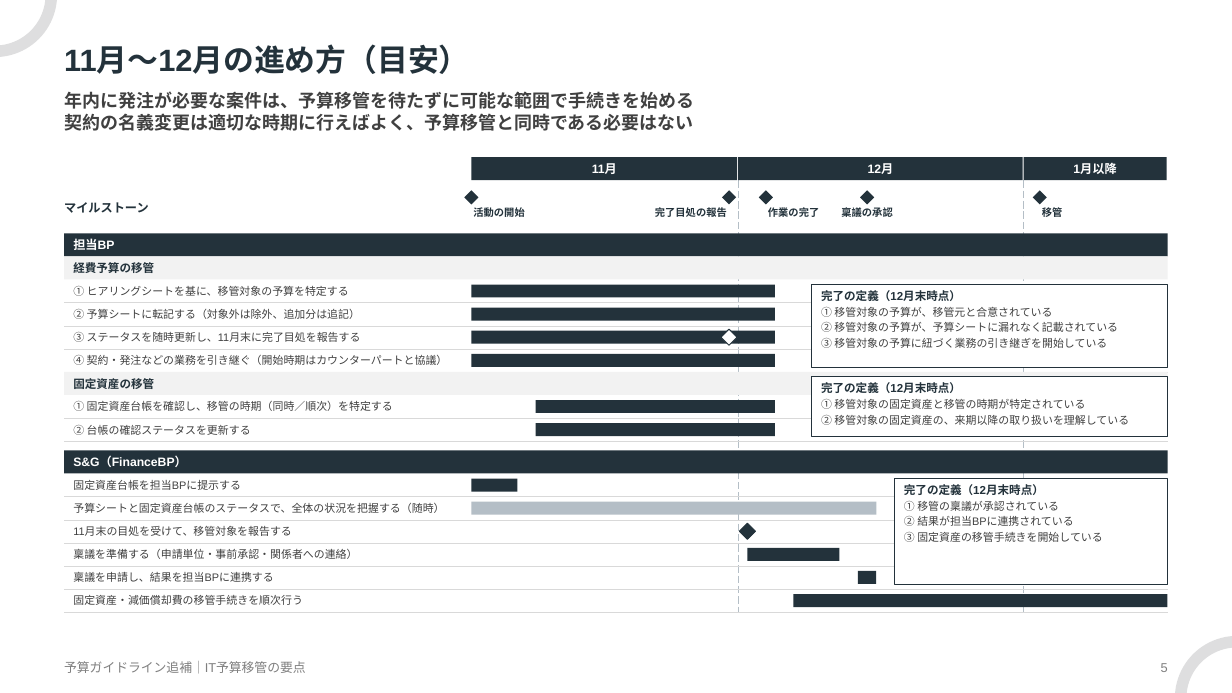
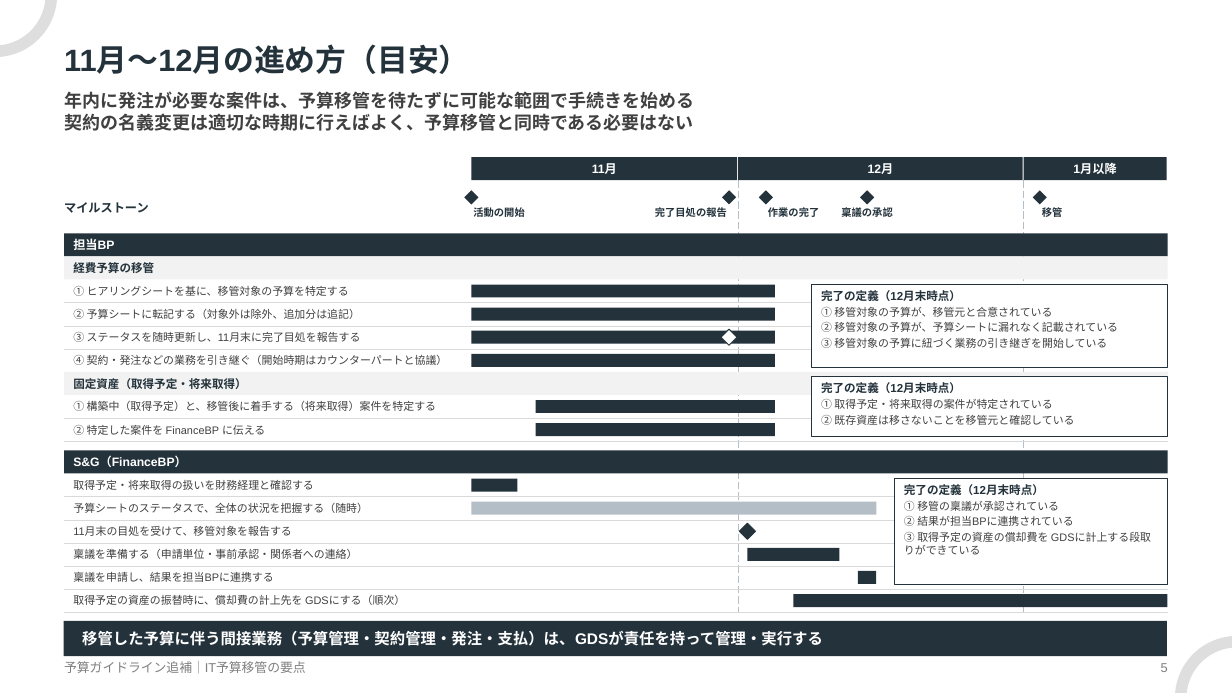
Before and after one commit to hiroyasu-komaki/temp, a slide deck: slide 5 of budget-transfer/kickoff/IT予算移管の要点_予算ガイドライン追補.pptx. Drawn at 1232x693 pixels with LibreOffice and Linux fonts; fonts in the diff are those of the drawing. Boxes give left, top, right and bottom in pixels: in the first picture for what was removed or moved away, otherwise in the second. Text is boxed around its words. In the diff, an @@ line names an element or a change of style, - is before the commit and + after.

```diff
--- a/budget-transfer/kickoff/IT予算移管の要点_予算ガイドライン追補.pptx
+++ b/budget-transfer/kickoff/IT予算移管の要点_予算ガイドライン追補.pptx
@@ text in rectangle at (73, 378, 246, 389): text changed @@
-固定資産の移管
+固定資産（取得予定・将来取得）
@@ text at (73, 401, 436, 411): text changed @@
-① 固定資産台帳を確認し、移管の時期（同時／順次）を特定する
+① 構築中（取得予定）と、移管後に着手する（将来取得）案件を特定する
@@ text at (821, 399, 1074, 425): text changed @@
-① 移管対象の固定資産と移管の時期が特定されている
-② 移管対象の固定資産の、来期以降の取り扱いを理解している
+① 取得予定・将来取得の案件が特定されている
+② 既存資産は移さないことを移管元と確認している
@@ text at (73, 425, 265, 435): text changed @@
-② 台帳の確認ステータスを更新する
+② 特定した案件を FinanceBP に伝える
@@ text at (73, 503, 368, 513): text changed @@
-予算シートと固定資産台帳のステータスで、全体の状況を把握する（随時）
+予算シートのステータスで、全体の状況を把握する（随時）
@@ text at (73, 480, 313, 490): text changed @@
-固定資産台帳を担当BPに提示する
+取得予定・将来取得の扱いを財務経理と確認する
@@ text at (904, 532, 1048, 542): text changed @@
-③ 固定資産の移管手続きを開始している
+③ 取得予定の資産の償却費を GDSに計上する段取りができている
@@ text at (73, 595, 405, 605): text changed @@
-固定資産・減価償却費の移管手続きを順次行う
+取得予定の資産の振替時に、償却費の計上先を GDSにする（順次）
@@ rectangle added at (64, 621, 1167, 656), fill #23323B, 12 pt, text #FFFFFF, bold @@
+移管した予算に伴う間接業務（予算管理・契約管理・発注・支払）は、GDSが責任を持って管理・実行する
```
Also in this commit, not shown: 3 other slides changed, 1 slide added, 1 slide removed, 3 other files.
